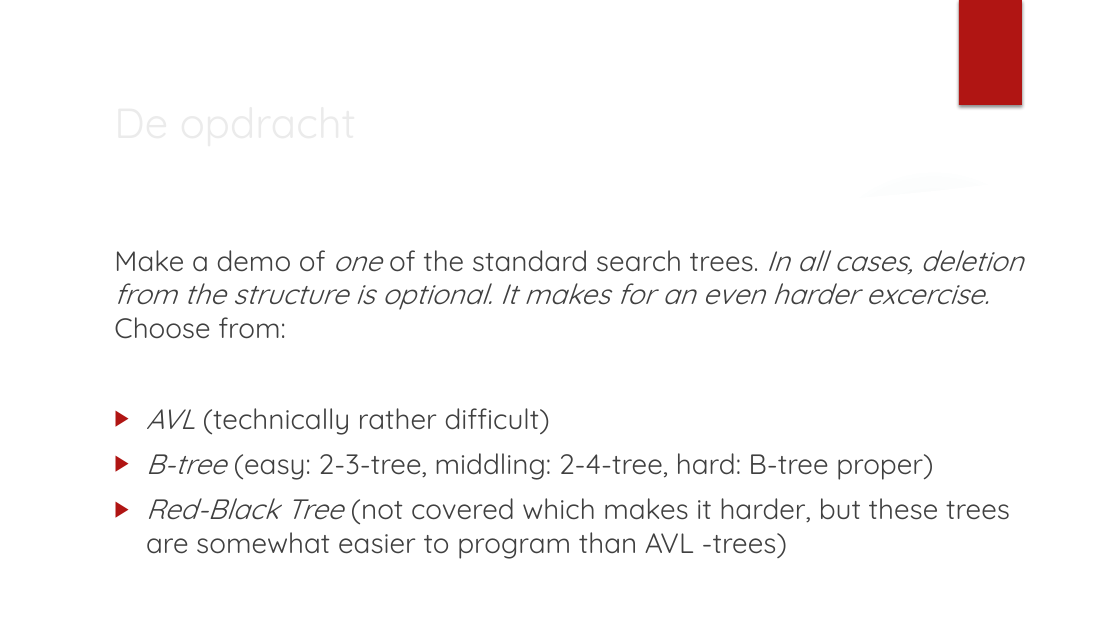
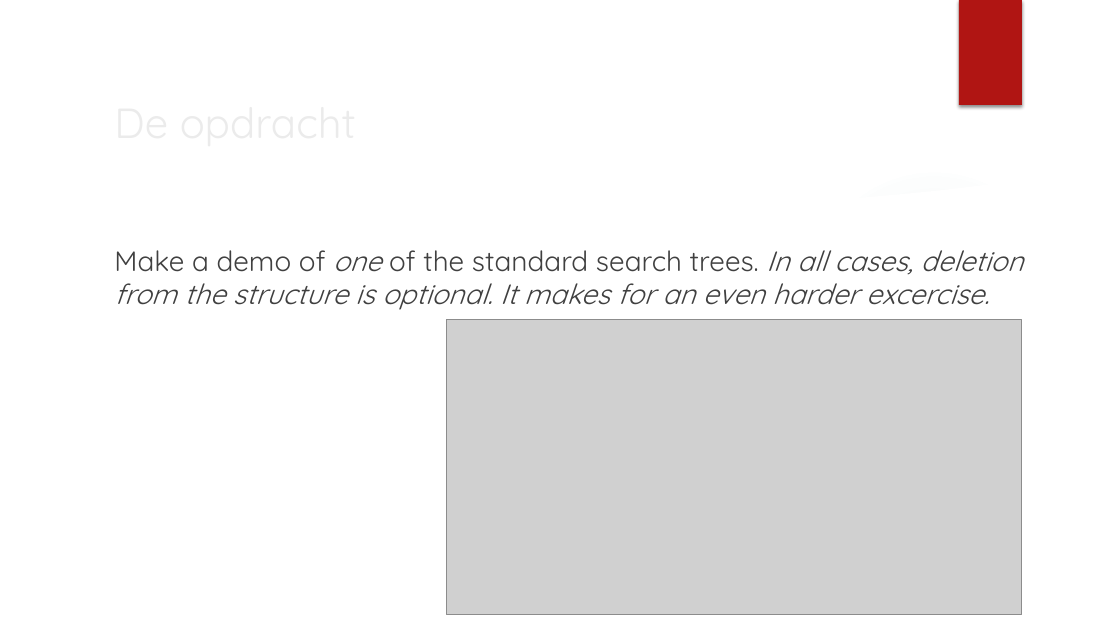
Before and after one commit to mikevlaar/AVL-Tree-Assignment, a slide deck: slide 2 of AVL Tree implementatie.pptx. Drawn at 1120x630 pixels with LibreOffice and Linux fonts; fonts in the diff are those of the drawing; grey boxes stand for pictures; background and template pictures are left out. Boxes give left, top, right and bottom in pixels: in the first picture for what was removed or moved away, otherwise in the second. Text is boxed around its words. In the diff, an @@ line names an element or a change of style, - is before the commit and + after.

Commit message:
some presentation changes

```diff
--- a/AVL Tree implementatie.pptx
+++ b/AVL Tree implementatie.pptx
@@ text at [114,250,1024,310]: text changed; italic on @@
-Make a demo of one of the standard search trees. In all cases, deletion from the structure is optional. It makes for an even harder excercise. Choose from:
-▶ AVL (technically rather difficult)
-▶ B-tree (easy: 2-3-tree, middling: 2-4-tree, hard: B-tree proper)
-▶ Red-Black Tree (not covered which makes it harder, but these trees are somewhat easier to program than AVL -trees)
+Make a demo of one of the standard search trees. In all cases, deletion from the structure is optional. It makes for an even harder excercise.
@@ picture added at [447,320,1023,615] @@
```
Also in this commit, not shown: 4 other slides changed, 1 slide removed, 1 other file.
